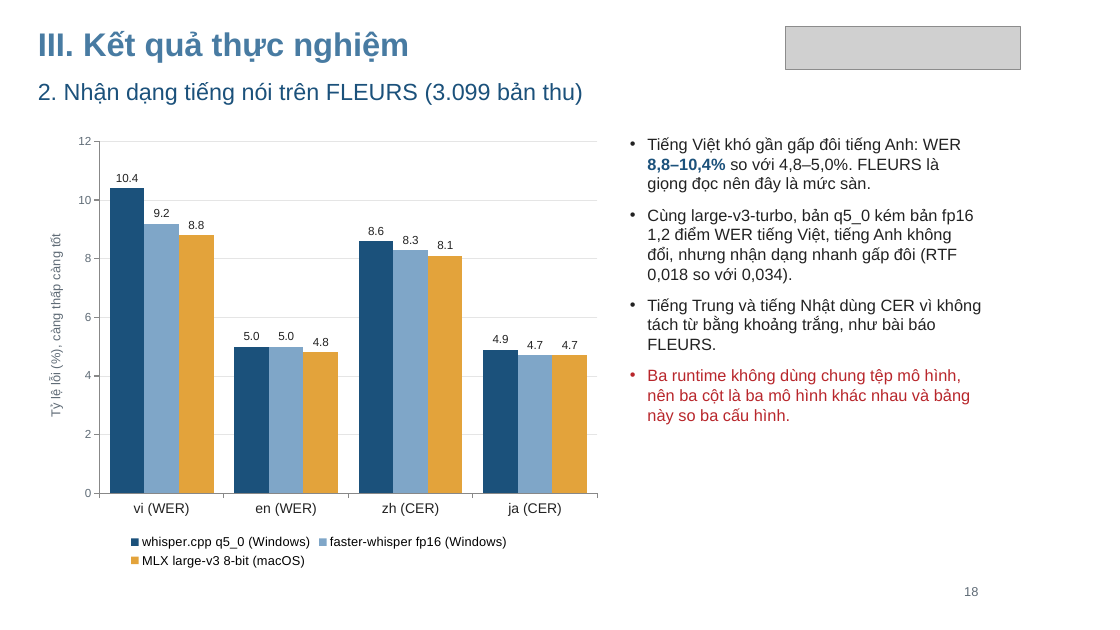
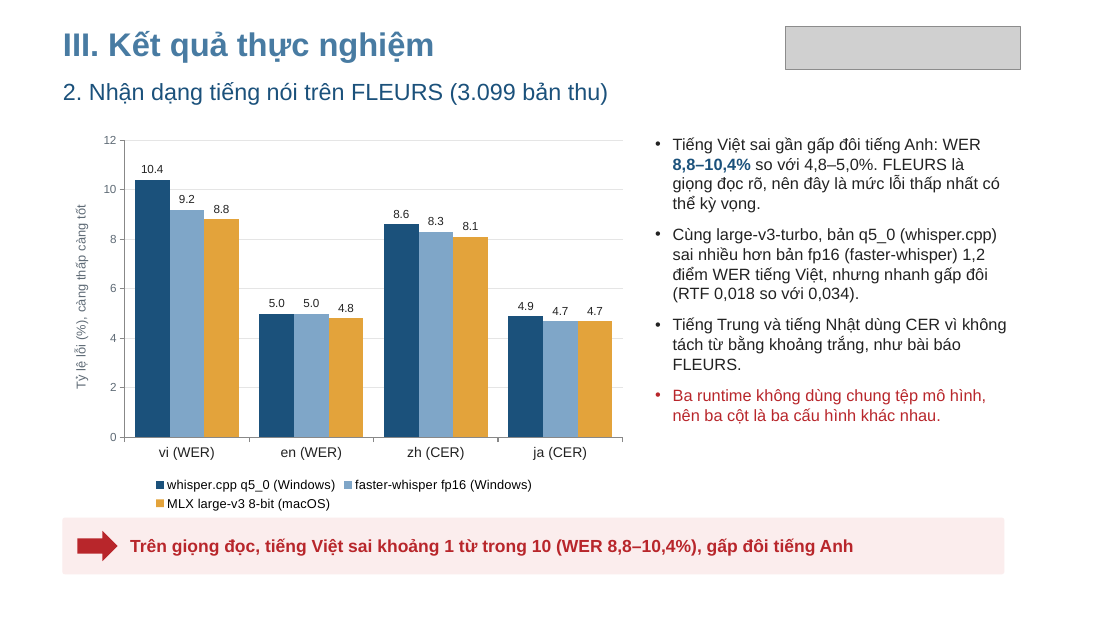
Before and after one commit to RokeyHung/local-live-voice-translator, a slide deck: slide 17 of docs/slides/24410300_NgoManhHung_SlideBaoVe.pptx (slide 18 before the commit). Drawn at 1120x630 pixels with LibreOffice and Linux fonts; fonts in the diff are those of the drawing; grey boxes stand for pictures; background and template pictures are left out. Boxes give left, top, right and bottom in pixels: in the first picture for what was removed or moved away, otherwise in the second. Text is boxed around its words. In the diff, an @@ line names an element or a change of style, - is before the commit and + after.

```diff
--- a/docs/slides/24410300_NgoManhHung_SlideBaoVe.pptx
+++ b/docs/slides/24410300_NgoManhHung_SlideBaoVe.pptx
@@ text "III. Kết quả thực nghiệm": place and size @@
-text "III. Kết quả thực nghiệm" at [38,31,409,62]
+text "III. Kết quả thực nghiệm" at [63,31,435,62]
@@ text "2. Nhận dạng tiếng nói ...": place and size @@
-text "2. Nhận dạng tiếng nói ..." at [38,82,583,105]
+text "2. Nhận dạng tiếng nói ..." at [63,82,608,105]
@@ column chart: place and size @@
-column chart at [29,126,609,571]
+column chart at [55,126,634,514]
@@ text "Tiếng Việt sai gần gấp ...": place and size @@
-text "Tiếng Việt sai gần gấp ..." at [647,137,982,424]
+text "Tiếng Việt sai gần gấp ..." at [673,137,1007,424]
@@ text at [673,137,1000,303]: text changed @@
-• Tiếng Việt khó gần gấp đôi tiếng Anh: WER 8,8–10,4% so với 4,8–5,0%. FLEURS là giọng đọc nên đây là mức sàn.
-• Cùng large-v3-turbo, bản q5_0 kém bản fp16 1,2 điểm WER tiếng Việt, tiếng Anh không đổi, nhưng nhận dạng nhanh gấp đôi (RTF 0,018 so với 0,034).
+• Tiếng Việt sai gần gấp đôi tiếng Anh: WER 8,8–10,4% so với 4,8–5,0%. FLEURS là giọng đọc rõ, nên đây là mức lỗi thấp nhất có thể kỳ vọng.
+• Cùng large-v3-turbo, bản q5_0 (whisper.cpp) sai nhiều hơn bản fp16 (faster-whisper) 1,2 điểm WER tiếng Việt, nhưng nhanh gấp đôi (RTF 0,018 so với 0,034).
@@ text at [673,389,986,424]: text changed @@
-• Ba runtime không dùng chung tệp mô hình, nên ba cột là ba mô hình khác nhau và bảng này so ba cấu hình.
+• Ba runtime không dùng chung tệp mô hình, nên ba cột là ba cấu hình khác nhau.
@@ rounded rectangle added at [63,518,1004,574], fill #FBEDED, outline #FBEDED 1 pt @@
@@ right arrow added at [77,531,118,561], fill #B8262B @@
@@ text added at [130,539,854,556], 15 pt, text #B8262B, bold @@
+Trên giọng đọc, tiếng Việt sai khoảng 1 từ trong 10 (WER 8,8–10,4%), gấp đôi tiếng Anh
@@ text removed at [964,587,978,596] @@
-18
```
Also in this commit, not shown: 30 other slides changed, 14 slides added, 45 other files.
